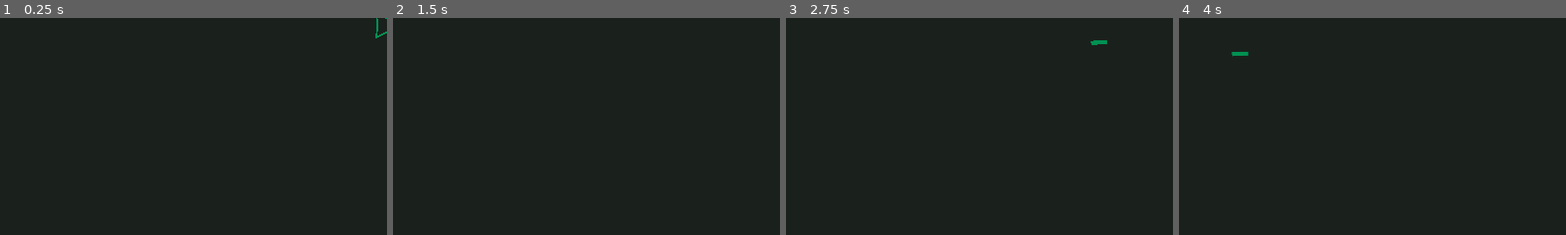
Above: before the commit, frames 1-4 (left to right).
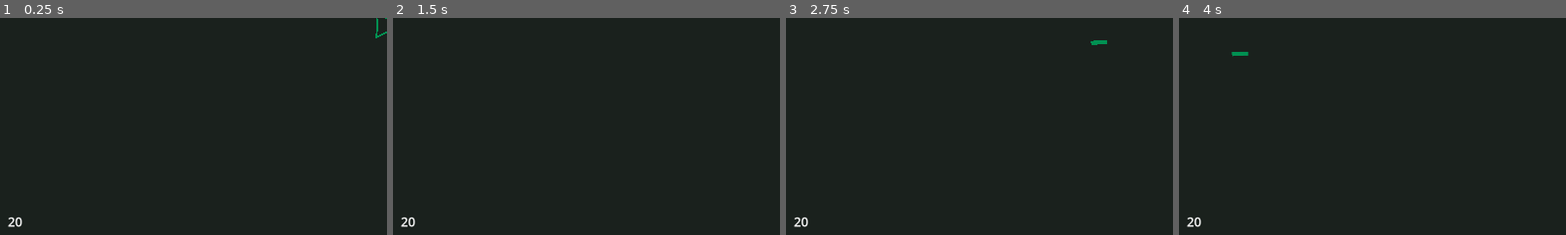
Above: after the commit, the same moments.

Repository: Switch672/Asteroids
Game: Godot game, scene res://scenes/stage.tscn
Same seed, same stepped clock (60 frames per second), same inputs: the game is played once before the commit and once after it.
Inputs (mouse positions are % of the whole screen's width and height, from its top left):
- Up to frame 1 (0.25 s): no input
- Up to frame 2 (1.5 s): tap Enter at 0.5 s; move the mouse to (72, 45) at 0.52 s; press the mouse at (72, 45) at 0.53 s; hold D (right) 0.53-1.28 s; move the mouse to (30, 55) at 1.27 s; release the mouse at (30, 55) at 1.28 s; hold S (down) from 1.28 s (still down); click (30, 55) at 1.35 s
- Up to frame 3 (2.75 s): move the mouse to (60, 28) at 2.02 s; release S (down) at 2.03 s; press the mouse at (60, 28) at 2.03 s; hold D (right) from 2.03 s (still down)
- Up to frame 4 (4 s): move the mouse to (45, 70) at 2.77 s; release D (right) at 2.78 s; release the mouse at (45, 70) at 2.78 s; hold W (up) 2.78-3.53 s; click (45, 70) at 2.85 s; move the mouse to (80, 65) at 3.52 s; press the mouse at (80, 65) at 3.53 s; hold A (left) from 3.53 s (still down)
The pictures show only the part of the screen within x 0-50%, y 48-98%; the shares and areas given below are measured in that part.

The runs differ from the first frame. In frame 1, 0.1% of the frame differs, in the area x 2-6%, y 91-97%; in frame 2, 0.1%; in frame 3, 0.1%; in frame 4, 0.1%.

Commit message:
Health counter

Diff:
--- a/project.godot
+++ b/project.godot
@@ -12,7 +12,7 @@
 
 config/name="Asteroids"
 run/main_scene="res://scenes/stage.tscn"
-config/features=PackedStringArray("4.2", "GL Compatibility")
+config/features=PackedStringArray("4.3", "GL Compatibility")
 run/max_fps=60
 config/icon="res://icon.svg"
 
@@ -27,22 +27,22 @@
 
 up={
 "deadzone": 0.5,
-"events": [Object(InputEventKey,"resource_local_to_scene":fa …(172 unchanged characters)… eycode":87,"key_label":0,"unicode":119,"echo":false,"script":null)
+"events": [Object(InputEventKey,"resource_local_to_scene":fa …(172 unchanged characters)… eycode":87,"key_label":0,"unicode":119,"location":0,"echo":false,"script":null)
 ]
 }
 down={
 "deadzone": 0.5,
-"events": [Object(InputEventKey,"resource_local_to_scene":fa …(172 unchanged characters)… eycode":83,"key_label":0,"unicode":115,"echo":false,"script":null)
+"events": [Object(InputEventKey,"resource_local_to_scene":fa …(172 unchanged characters)… eycode":83,"key_label":0,"unicode":115,"location":0,"echo":false,"script":null)
 ]
 }
 left={
 "deadzone": 0.5,
-"events": [Object(InputEventKey,"resource_local_to_scene":fa …(171 unchanged characters)… keycode":65,"key_label":0,"unicode":97,"echo":false,"script":null)
+"events": [Object(InputEventKey,"resource_local_to_scene":fa …(171 unchanged characters)… keycode":65,"key_label":0,"unicode":97,"location":0,"echo":false,"script":null)
 ]
 }
 right={
 "deadzone": 0.5,
-"events": [Object(InputEventKey,"resource_local_to_scene":fa …(172 unchanged characters)… eycode":68,"key_label":0,"unicode":100,"echo":false,"script":null)
+"events": [Object(InputEventKey,"resource_local_to_scene":fa …(172 unchanged characters)… eycode":68,"key_label":0,"unicode":100,"location":0,"echo":false,"script":null)
 ]
 }
 shoot={
--- a/scenes/asteroid.tscn
+++ b/scenes/asteroid.tscn
@@ -3,8 +3,8 @@
 [ext_resource type="Script" path="res://scripts/asteroid.gd" id="1_wv6ax"]
 
 [node name="Asteroid" type="RigidBody2D"]
-collision_layer = 2
-collision_mask = 2
+collision_layer = 5
+collision_mask = 4
 script = ExtResource("1_wv6ax")
 
 [node name="Line2D" type="Line2D" parent="."]
--- a/scenes/missile.tscn
+++ b/scenes/missile.tscn
@@ -7,7 +7,7 @@
 
 [node name="Missile" type="Area2D"]
 collision_layer = 2
-collision_mask = 2
+collision_mask = 4
 script = ExtResource("1_gj4nn")
 
 [node name="Line2D" type="Line2D" parent="."]
--- a/scenes/player.tscn
+++ b/scenes/player.tscn
@@ -21,3 +21,10 @@
 
 [node name="CollisionShape2D" type="CollisionShape2D" parent="."]
 shape = SubResource("CircleShape2D_et22x")
+
+[node name="Area2D" type="Area2D" parent="."]
+
+[node name="CollisionShape2D" type="CollisionShape2D" parent="Area2D"]
+shape = SubResource("CircleShape2D_et22x")
+
+[connection signal="body_entered" from="Area2D" to="." method="_on_area_2d_body_entered"]
--- a/scenes/stage.tscn
+++ b/scenes/stage.tscn
@@ -1,9 +1,13 @@
-[gd_scene load_steps=5 format=3 uid="uid://cdy4t6a2ww02i"]
+[gd_scene load_steps=7 format=3 uid="uid://cdy4t6a2ww02i"]
 
 [ext_resource type="PackedScene" uid="uid://b7ufi4bmads4d" path="res://scenes/player.tscn" id="1_kanky"]
 [ext_resource type="Shape2D" uid="uid://dipn3215k6f87" path="res://shapes/1920x20_rectangle.tres" id="2_vykgc"]
 [ext_resource type="Shape2D" uid="uid://bxdut8nb5johe" path="res://shapes/20x1080_rectangle.tres" id="3_3d4lu"]
 [ext_resource type="Script" path="res://scripts/asteroids.gd" id="4_rnerb"]
+[ext_resource type="Script" path="res://scripts/label.gd" id="5_ndmgs"]
+
+[sub_resource type="LabelSettings" id="LabelSettings_w6n8u"]
+font_size = 32
 
 [node name="Stage" type="Node2D"]
 
@@ -15,6 +19,7 @@
 unique_name_in_owner = true
 
 [node name="Player" parent="." instance=ExtResource("1_kanky")]
+unique_name_in_owner = true
 scale = Vector2(0.3, 0.3)
 
 [node name="Borders" type="Node2D" parent="."]
@@ -45,3 +50,13 @@
 
 [node name="Asteroids" type="Node2D" parent="."]
 script = ExtResource("4_rnerb")
+
+[node name="Label" type="Label" parent="."]
+offset_left = -936.0
+offset_top = 460.0
+offset_right = -622.0
+offset_bottom = 515.0
+text = "Health"
+label_settings = SubResource("LabelSettings_w6n8u")
+vertical_alignment = 1
+script = ExtResource("5_ndmgs")
--- /dev/null
+++ b/scripts/label.gd
@@ -0,0 +1,9 @@
+extends Label
+
+@onready var player = %Player
+
+
+# Called every frame. 'delta' is the elapsed time since the previous frame.
+func _process(delta: float) -> void:
+
+	set_text(str(player.health))
--- a/scripts/missile.gd
+++ b/scripts/missile.gd
@@ -1,6 +1,8 @@
 extends Node2D
 
 @export var angle:float
+
+@onready var camera:Camera2D = %Camera2D
 
 var delta_count:float
 
--- a/scripts/player.gd
+++ b/scripts/player.gd
@@ -4,16 +4,13 @@
 const FRICTION:float = 3
 const SPEED_CAP:float = 170
 
+@export var health:int = 20
+
 @onready var missile:PackedScene = load("res://scenes/missile.tscn")
 
 var player_velocity:Vector2
 var mouse_pos:Vector2
 var delta_count:float
-
-
-# Called when the node enters the scene tree for the first time.
-func _ready():
-	pass # Replace with function body.
 
 
 # Called every frame. 'delta' is the elapsed time since the previous frame.
@@ -48,3 +45,10 @@
 		get_node(".").add_sibling(active_missile)
 
 		delta_count = 0
+
+
+func _on_area_2d_body_entered(body: Node2D) -> void:
+
+	if body.get_parent().get_name() == "Asteroids":
+
+		health -= 1
